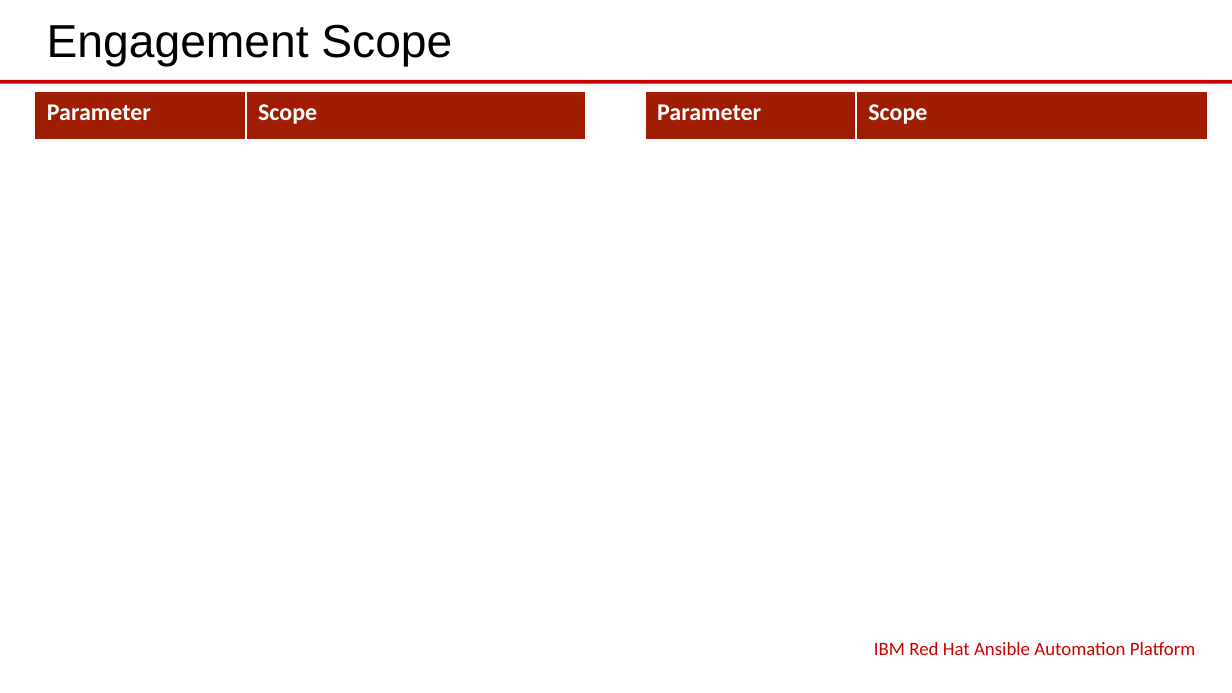
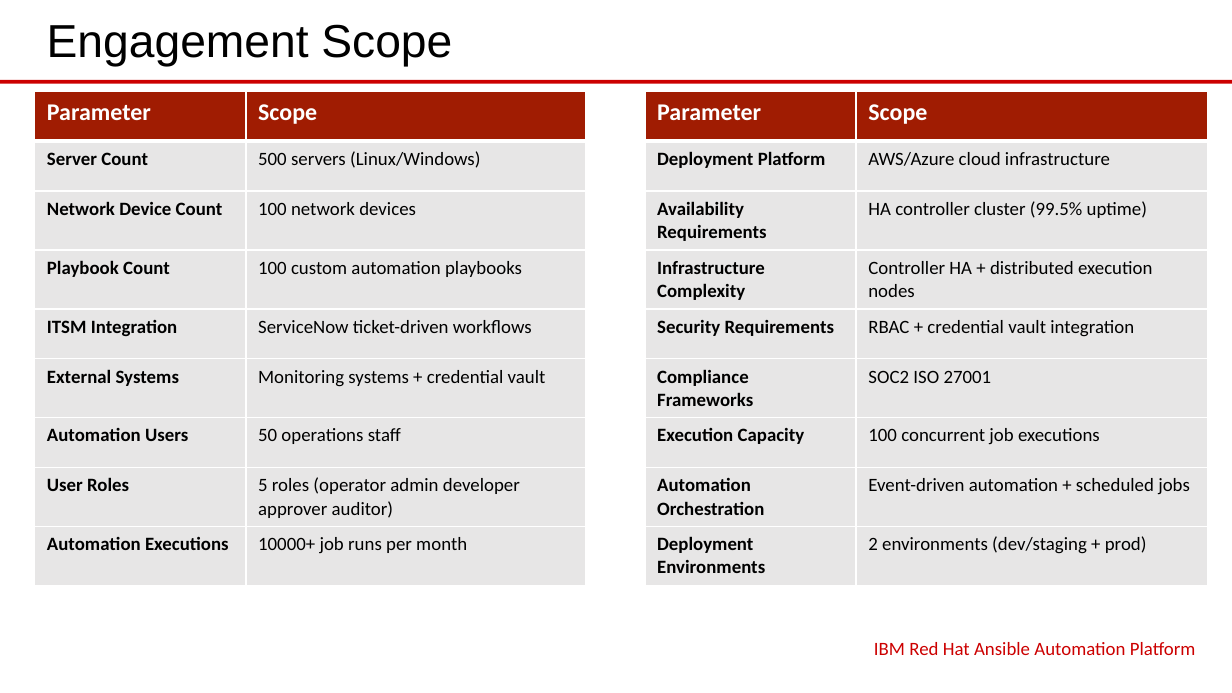
Before and after one commit to eoframework/solutions, a slide deck: slide 3 of solutions/ibm/devops/ansible-automation-platform/presales/solution-briefing.pptx. Drawn at 1232x693 pixels with LibreOffice and Linux fonts; fonts in the diff are those of the drawing. Boxes give left, top, right and bottom in pixels: in the first picture for what was removed or moved away, otherwise in the second. Text is boxed around its words. In the diff, an @@ line names an element or a change of style, - is before the commit and + after.

```diff
--- a/solutions/ibm/devops/ansible-automation-platform/presales/solution-briefing.pptx
+++ b/solutions/ibm/devops/ansible-automation-platform/presales/solution-briefing.pptx
@@ table at bbox=[34, 91, 1207, 577] @@
+row 2: Server Count | 500 servers (Linux/Windows) |  | Deployment Platform | AWS/Azure cloud infrastructure
+row 3: Network Device Count | 100 network devices |  | Availability Requirements | HA controller cluster (99.5% uptime)
+row 4: Playbook Count | 100 custom automation playbooks |  | Infrastructure Complexity | Controller HA + distributed execution nodes
+row 5: ITSM Integration | ServiceNow ticket-driven workflows |  | Security Requirements | RBAC + credential vault integration
+row 6: External Systems | Monitoring systems + credential vault |  | Compliance Frameworks | SOC2 ISO 27001
+row 7: Automation Users | 50 operations staff |  | Execution Capacity | 100 concurrent job executions
+row 8: User Roles | 5 roles (operator admin developer approver auditor) |  | Automation Orchestration | Event-driven automation + scheduled jobs
+row 9: Automation Executions | 10000+ job runs per month |  | Deployment Environments | 2 environments (dev/staging + prod)
```
Also in this commit, not shown: 4 other files.
